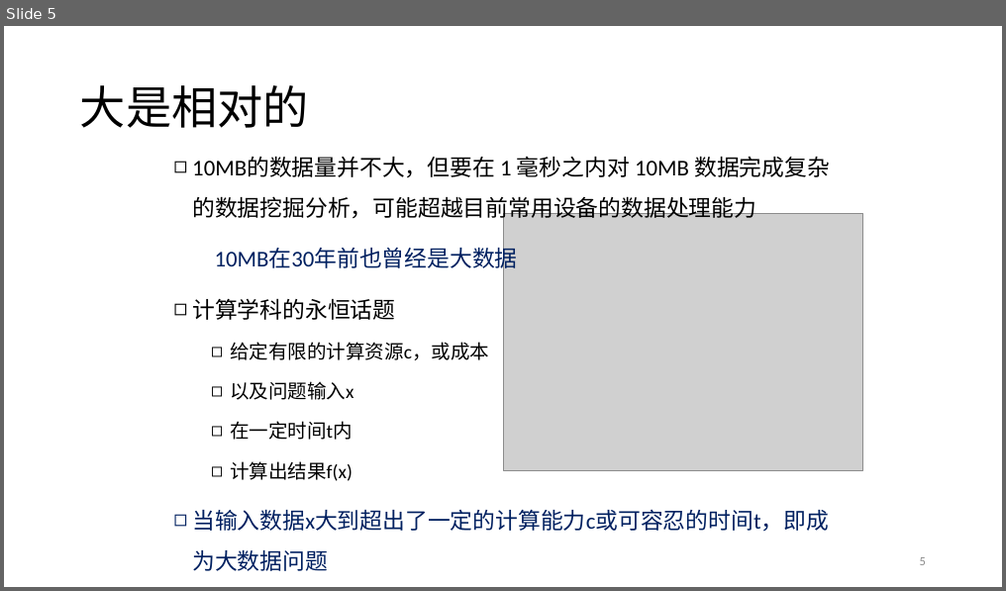
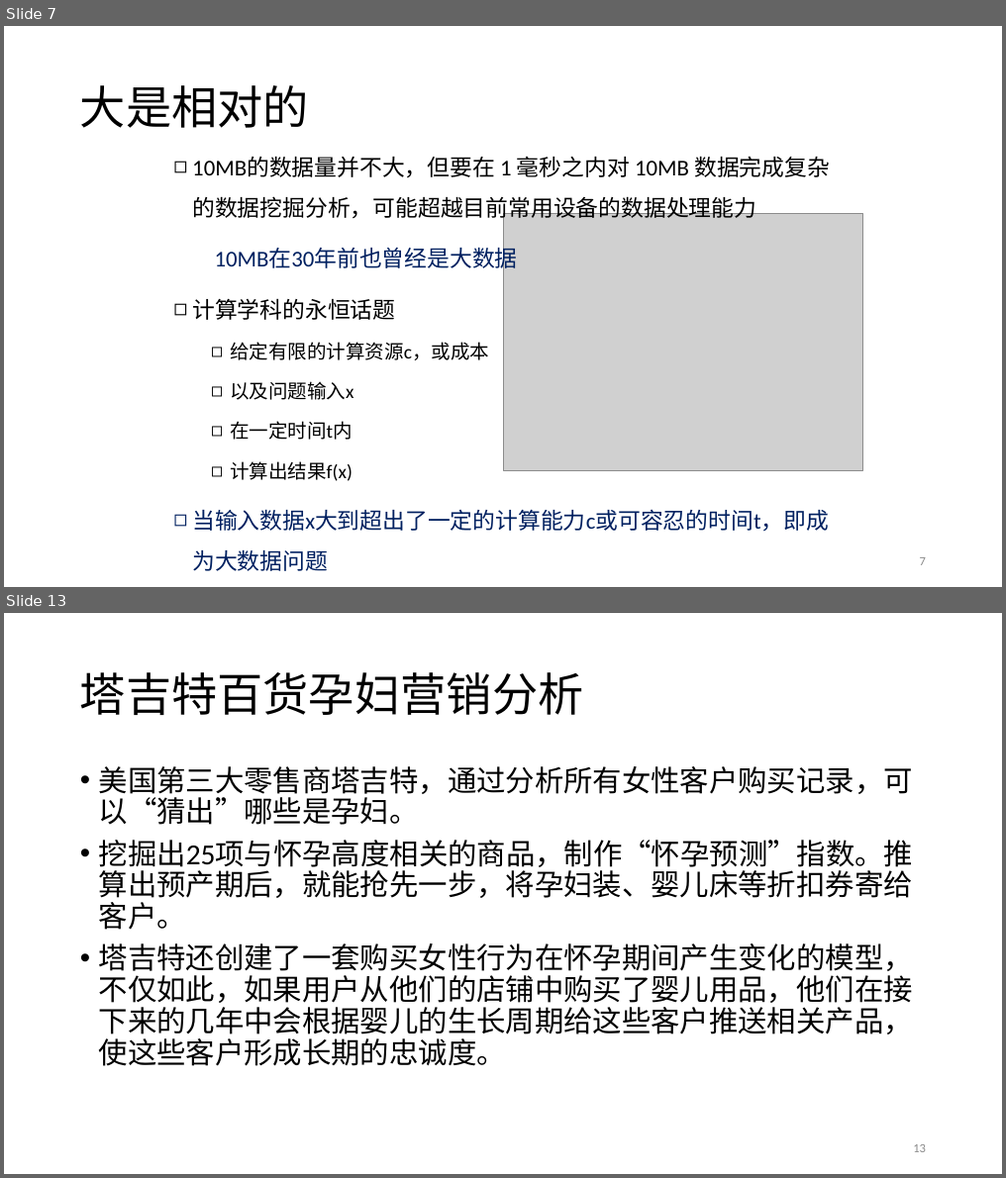
Before and after one commit to prm10/paper, a slide deck: presentation/big data.pptx. Shown one above the other, each under a label of ours: slide 5 before the commit, slides 7 and 13 after it; the slides between them are not shown. The pictures are 1006x591 and 1006x1178 pixels, drawn with LibreOffice and Linux fonts; fonts in the diff are those of the drawing; grey boxes stand for pictures. Boxes give left, top, right and bottom in pixels: in the first picture for what was removed or moved away, otherwise in the second. Text is boxed around its words. In the diff, an @@ line names an element or a change of style, - is before the commit and + after.

```diff
--- a/presentation/big data.pptx
+++ b/presentation/big data.pptx
@@ slide 13 added at bbox=[4, 613, 1002, 1174], background #FFFFFF @@
@@ title added at bbox=[80, 672, 584, 715], 44 pt, text #000000 @@
+塔吉特百货孕妇营销分析
@@ text added at bbox=[99, 766, 913, 1066], 28 pt, text #000000 @@
+• 美国第三大零售商塔吉特，通过分析所有女性客户购买记录，可以“猜出”哪些是孕妇。
+• 挖掘出25项与怀孕高度相关的商品，制作“怀孕预测”指数。推算出预产期后，就能抢先一步，将孕妇装、婴儿床等折扣券寄给客户。
+• 塔吉特还创建了一套购买女性行为在怀孕期间产生变化的模型，不仅如此，如果用户从他们的店铺中购买了婴儿用品，他们在接下来的几年中会根据婴儿的生长周期给这些客户推送相关产品，使这些客户形成长期的忠诚度。
@@ page number added at bbox=[913, 1145, 926, 1153], 12 pt, text #8C8C8C @@
+13
@@ what was slide 5 is now slide 7 @@
@@ page number at bbox=[920, 558, 926, 566]: text changed @@
-5
+7
```
Also in this commit, not shown: 11 slides changed, 16 other slides added, 3 slides removed, 2 other files.
